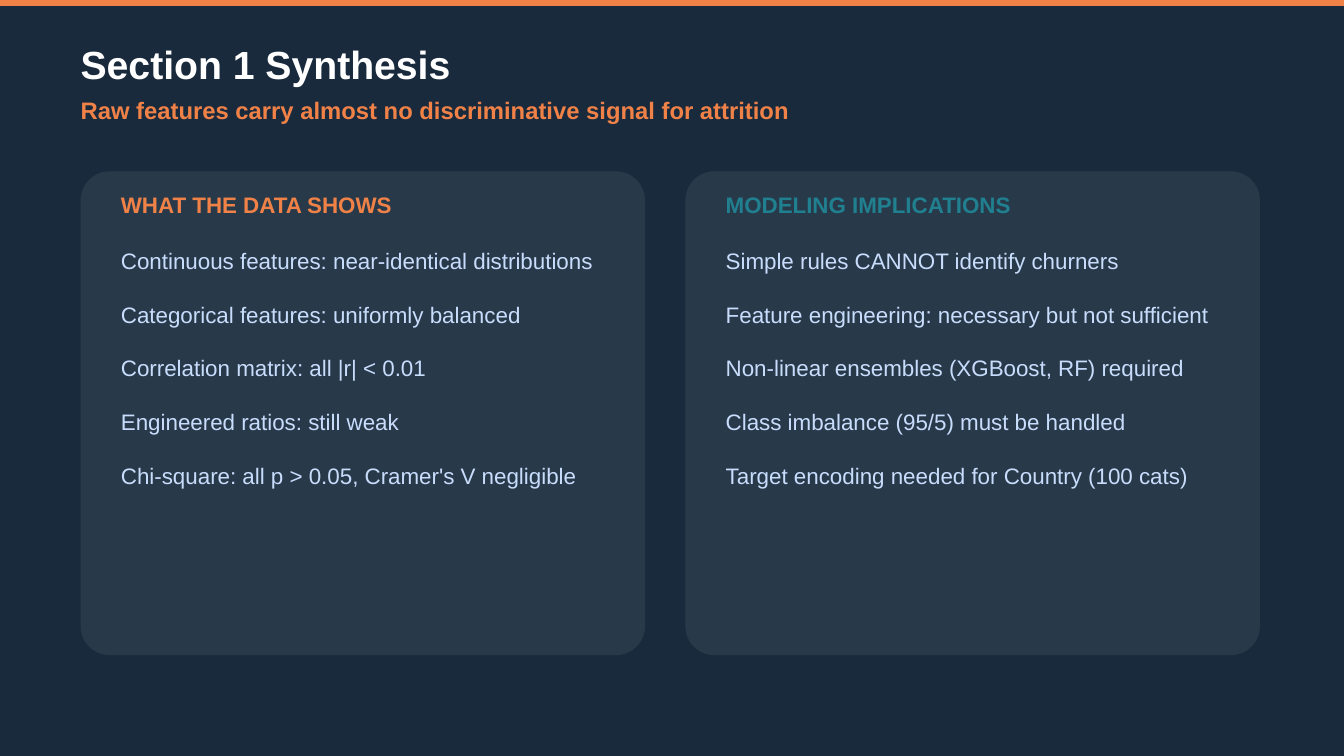
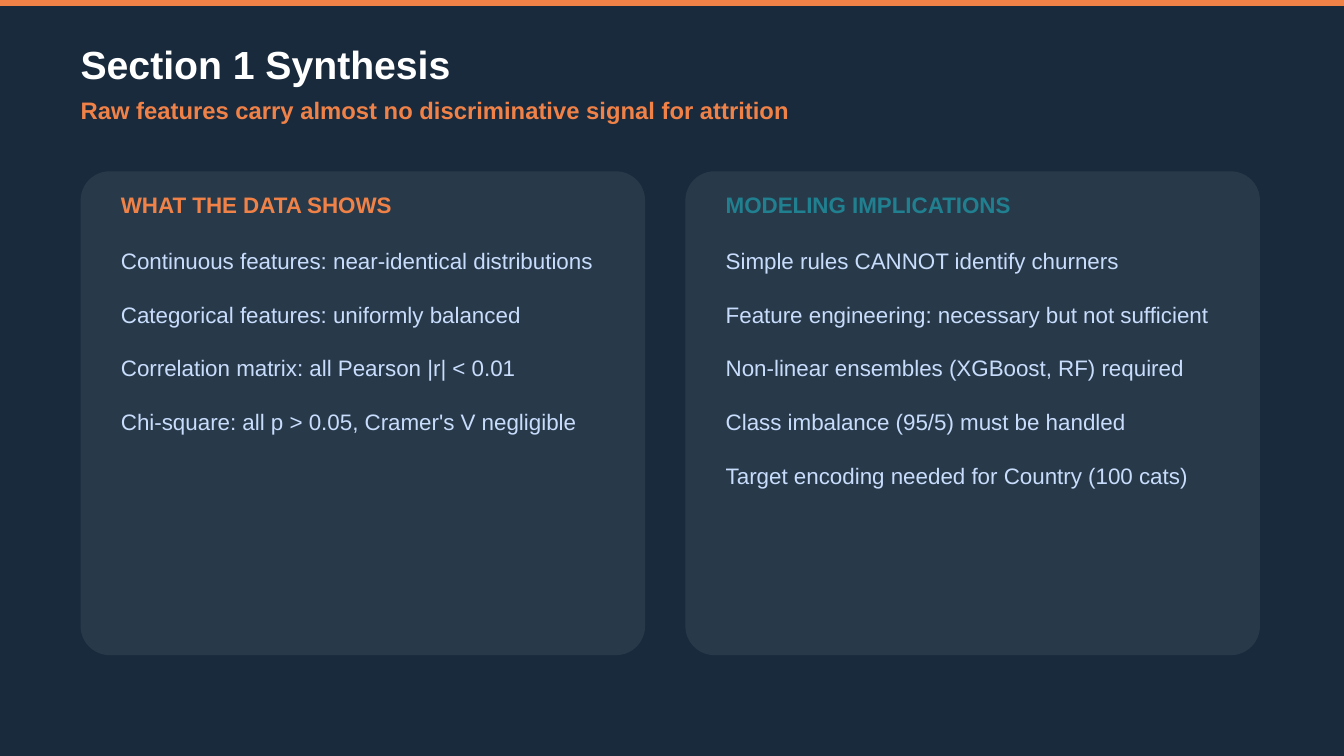
Before and after one commit to mind-wanderer00/ubp-attrition-api, a slide deck: slide 13 of presentation docs/Copino_UBP_Presentation_Final.pptx. Drawn at 1344x756 pixels with LibreOffice and Linux fonts; fonts in the diff are those of the drawing. Boxes give left, top, right and bottom in pixels: in the first picture for what was removed or moved away, otherwise in the second. Text is boxed around its words. In the diff, an @@ line names an element or a change of style, - is before the commit and + after.

```diff
--- a/presentation docs/Copino_UBP_Presentation_Final.pptx
+++ b/presentation docs/Copino_UBP_Presentation_Final.pptx
@@ text at bbox=[121, 360, 515, 381]: text changed @@
-Correlation matrix: all |r| < 0.01
-Engineered ratios: still weak
+Correlation matrix: all Pearson |r| < 0.01
```
Also in this commit, not shown: 8 other slides changed, 2 slides added, 3 other files.
